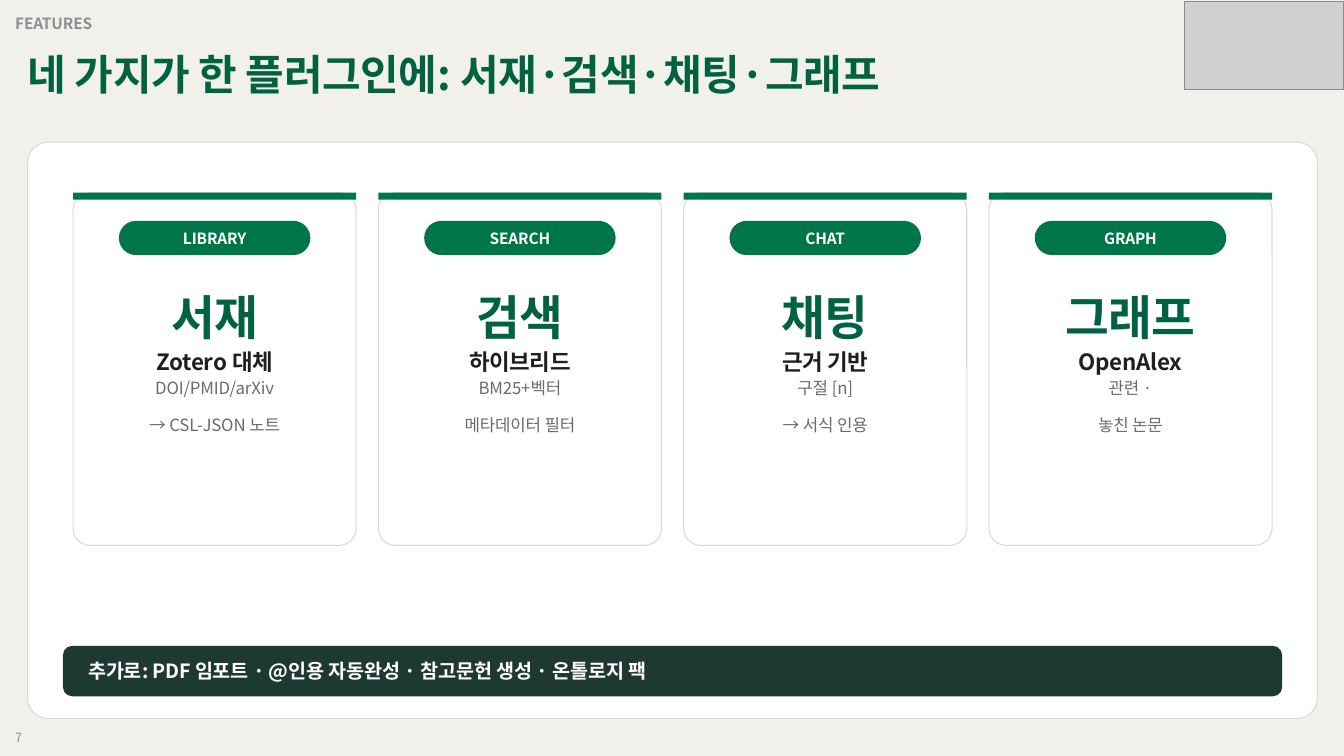
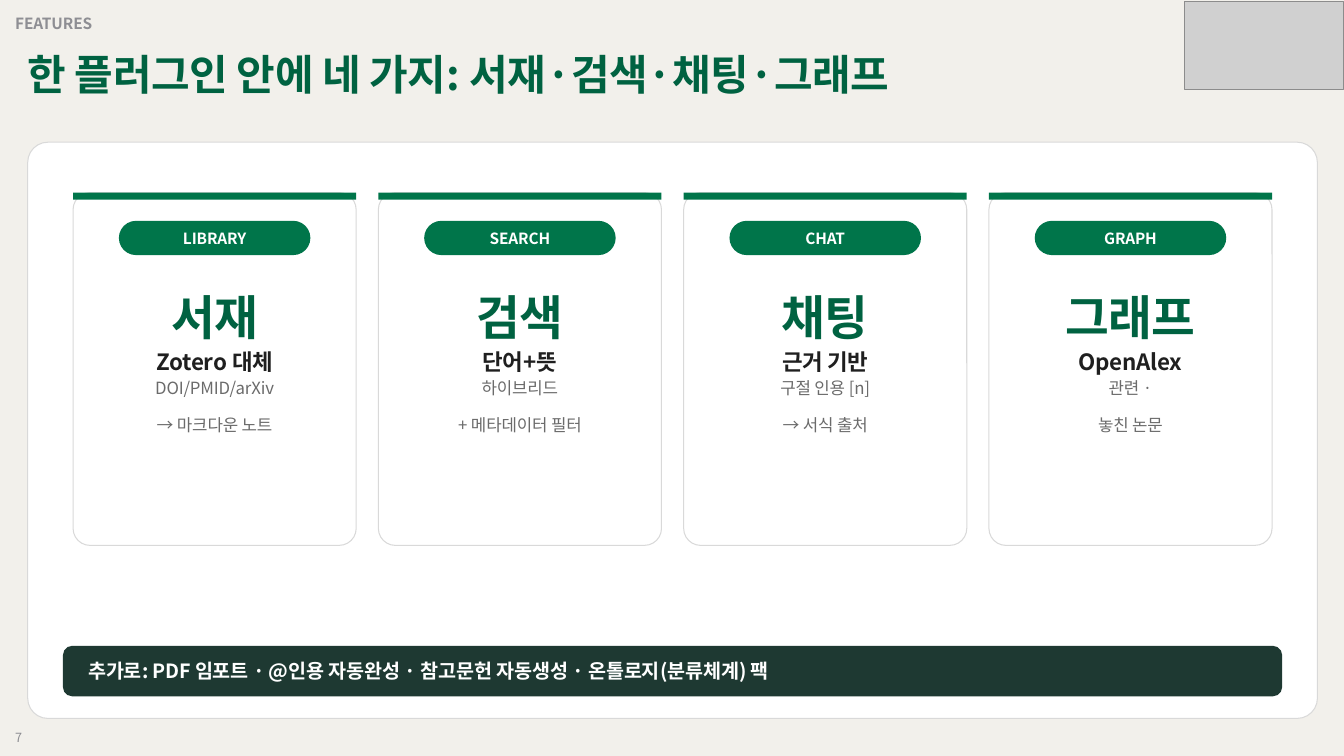
Before and after one commit to grotyx/rag-obsidian, a slide deck: slide 7 of presentation/rag_obsidian_deck.pptx. Drawn at 1344x756 pixels with LibreOffice and Linux fonts; fonts in the diff are those of the drawing; grey boxes stand for pictures. Boxes give left, top, right and bottom in pixels: in the first picture for what was removed or moved away, otherwise in the second. Text is boxed around its words. In the diff, an @@ line names an element or a change of style, - is before the commit and + after.

```diff
--- a/presentation/rag_obsidian_deck.pptx
+++ b/presentation/rag_obsidian_deck.pptx
@@ text at [28,54,889,94]: text changed @@
-네 가지가 한 플러그인에: 서재·검색·채팅·그래프
+한 플러그인 안에 네 가지: 서재·검색·채팅·그래프
@@ text at [155,381,274,433]: text changed @@
-DOI/PMID/arXiv
-→ CSL-JSON 노트
+DOI/PMID/arXiv
+→ 마크다운 노트
@@ text at [471,380,582,433]: text changed @@
-하이브리드
-BM25+벡터
-메타데이터 필터
+단어+뜻
+하이브리드
++ 메타데이터 필터
@@ text at [780,380,870,433]: text changed @@
-구절 [n]
-→ 서식 인용
+구절 인용 [n]
+→ 서식 출처
@@ text at [88,661,769,682]: text changed @@
-추가로: PDF 임포트 · @인용 자동완성 · 참고문헌 생성 · 온톨로지 팩
+추가로: PDF 임포트 · @인용 자동완성 · 참고문헌 자동생성 · 온톨로지(분류체계) 팩
```
Also in this commit, not shown: 10 other slides changed, 5 slides added, 3 slides removed, 5 other files.
